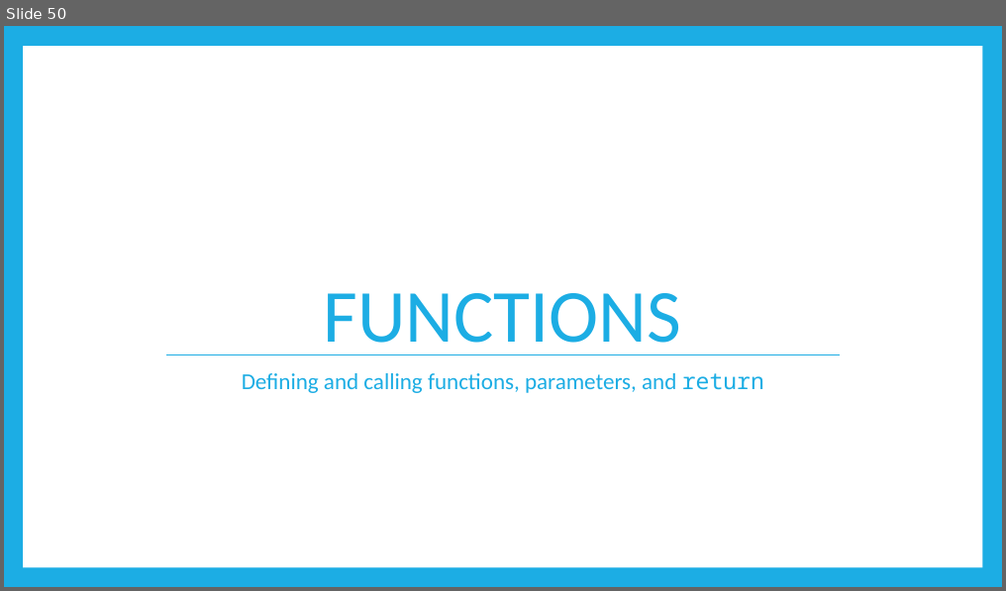
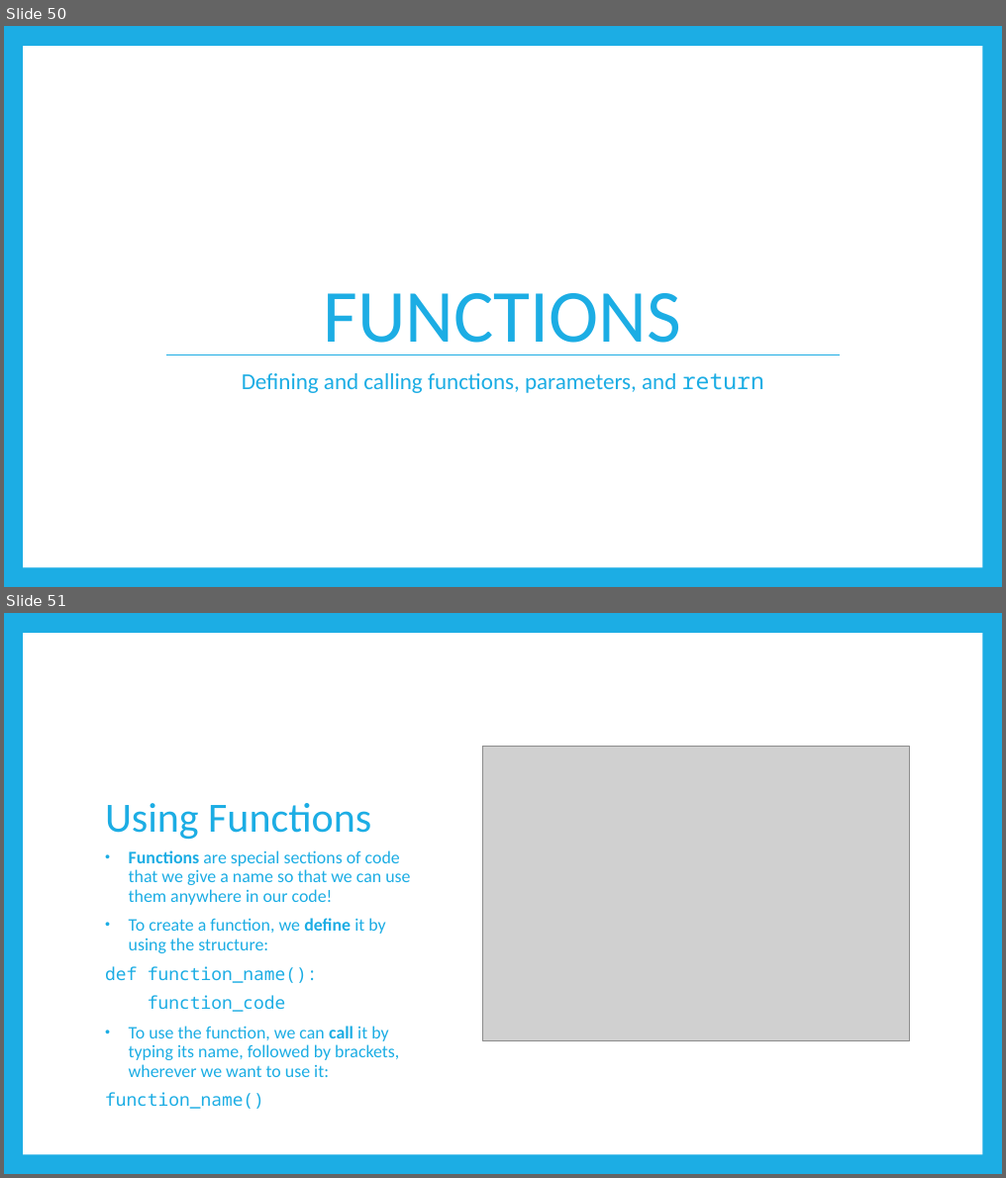
Before and after one commit to TristinSchlauch11/code-ninjas-python, a slide deck: Intro to Python.pptx. Shown one above the other, each under a label of ours: slide 50 before the commit, slides 50 and 51 after it. The pictures are 1006x591 and 1006x1178 pixels, drawn with LibreOffice and Linux fonts; fonts in the diff are those of the drawing; grey boxes stand for pictures. Boxes give left, top, right and bottom in pixels: in the first picture for what was removed or moved away, otherwise in the second. Text is boxed around its words. In the diff, an @@ line names an element or a change of style, - is before the commit and + after.

```diff
--- a/Intro to Python.pptx
+++ b/Intro to Python.pptx
@@ slide 51 added at (4,613,1002,1174), background #1CADE4; not listed: 1 template element that a slide beside it also shows @@
@@ picture added at (483,747,910,1042) @@
@@ title added at (105,803,371,840), 40 pt, text #1CADE4 @@
+Using Functions
@@ text added at (105,851,410,1109), 17 pt, text #1CADE4 @@
+• Functions are special sections of code that we give a name so that we can use them anywhere in our code!
+• To create a function, we define it by using the structure:
+def function_name():
+function_code
+• To use the function, we can call it by typing its name, followed by brackets, wherever we want to use it:
+function_name()
```
Also in this commit, not shown: 3 other slides added, 1 other file.
